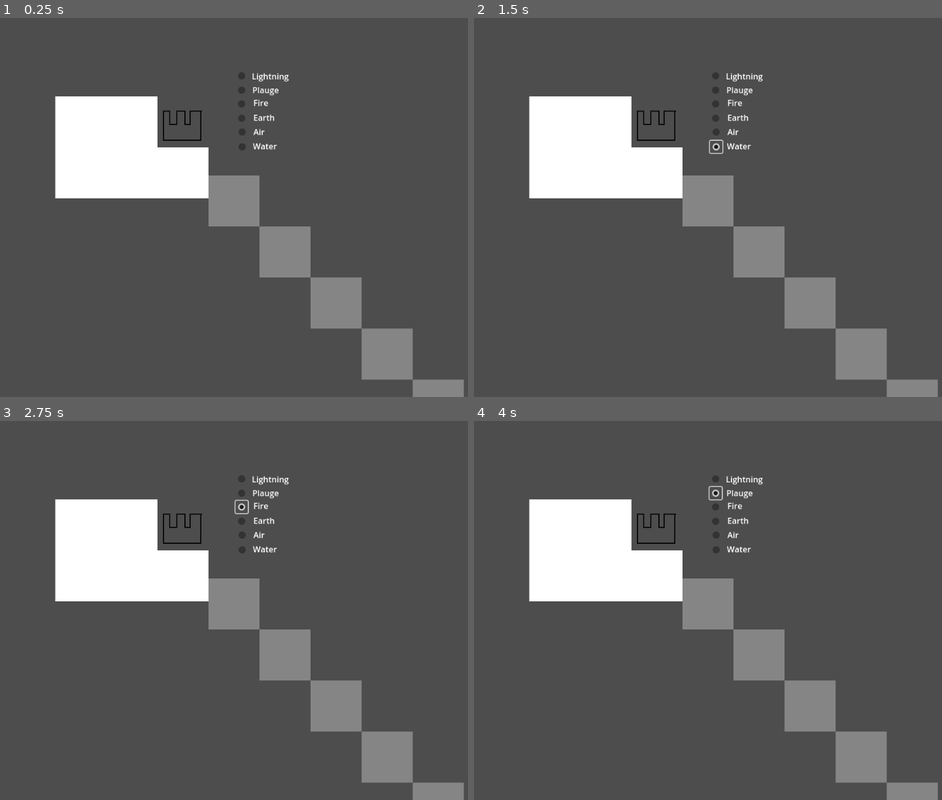
Above: before the commit, frames 1-4 (two rows, left to right).
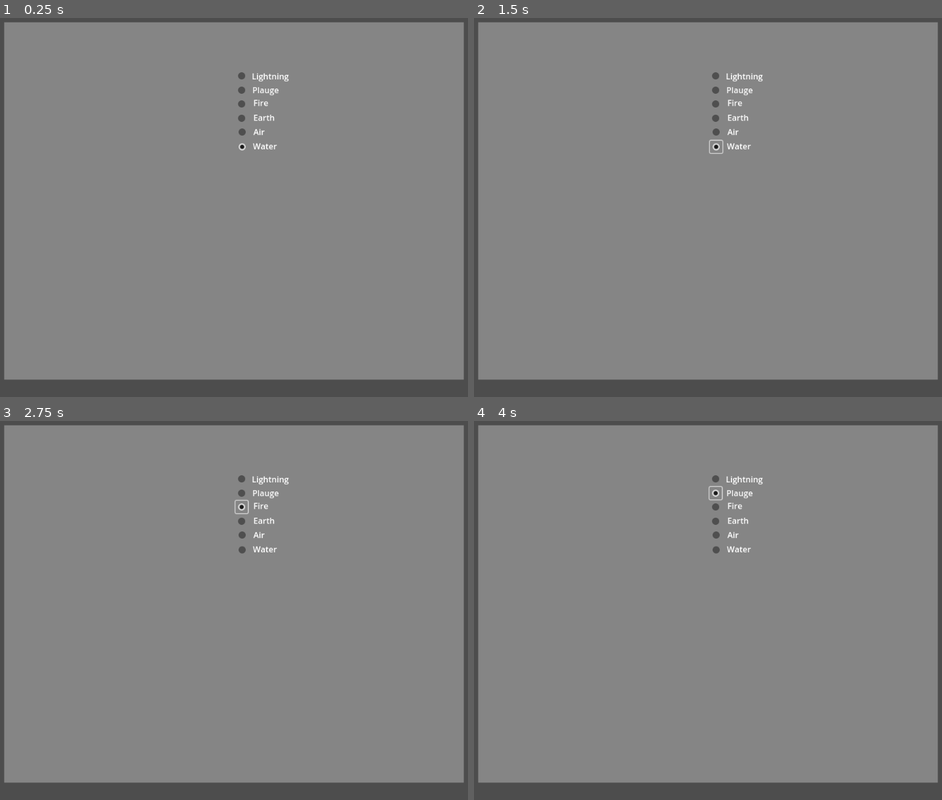
Above: after the commit, the same moments.

Repository: zac112/utu_gamejam25
Game: Godot game, scene res://TestScene.tscn
Two runs of this game, one before a commit and one after it. Both use one fixed random seed, a clock stepped at 60 frames per second and the inputs below.
Inputs (mouse positions are in pixels of both pictures, inside the frame that each line leads up to):
- Up to frame 1 (0.25 s): no input
- Up to frame 2 (1.5 s): click (717, 116) at 0.5 s; click (717, 146) at 1.25 s
- Up to frame 3 (2.75 s): click (243, 508) at 2 s
- Up to frame 4 (4 s): click (717, 534) at 2.75 s; click (717, 493) at 3.5 s

The runs differ from the first frame. In frame 1, 87% of the frame differs, in the area x 0-100%, y 1-100%; in frame 2, 87%; in frame 3, 87%; in frame 4, 87%.

Commit message:
unavailable elements should be invisiable

Diff:
--- a/TestScene.tscn
+++ b/TestScene.tscn
@@ -1,131 +1,8 @@
-[gd_scene load_steps=6 format=3 uid="uid://dudckr3yrl10b"]
+[gd_scene load_steps=2 format=3 uid="uid://15775gee50nb"]
 
-[ext_resource type="Texture2D" uid="uid://g1y70b81tueq" path="res://assets/blank.png" id="1_cguwc"]
-[ext_resource type="Script" path="res://test_scene.gd" id="1_sreuk"]
-[ext_resource type="Texture2D" uid="uid://bio84xlk35btk" path="res://assets/city.png" id="2_wicfy"]
-[ext_resource type="Script" uid="uid://bb0y37wiqmr2h" path="res://assets/scripts/element_buttons_controller.gd" id="4_go42g"]
-[ext_resource type="ButtonGroup" uid="uid://b2ah0s3vpcwo8" path="res://new_button_group.tres" id="4_sreuk"]
+[ext_resource type="Script" uid="uid://c8km3ppepqkry" path="res://test_scene.gd" id="1_sreuk"]
 
 [node name="Node2D" type="Node2D"]
 script = ExtResource("1_sreuk")
 
-[node name="Blank" type="Sprite2D" parent="."]
-position = Vector2(-300, -155)
-texture = ExtResource("1_cguwc")
-
-[node name="Blank2" type="Sprite2D" parent="."]
-position = Vector2(-200, -155)
-texture = ExtResource("1_cguwc")
-
 [node name="Camera2D" type="Camera2D" parent="."]
-
-[node name="Blank3" type="Sprite2D" parent="."]
-position = Vector2(-300, -55)
-texture = ExtResource("1_cguwc")
-
-[node name="Blank4" type="Sprite2D" parent="."]
-position = Vector2(-200, -55)
-texture = ExtResource("1_cguwc")
-
-[node name="City" type="Sprite2D" parent="."]
-position = Vector2(-100, -155)
-texture = ExtResource("2_wicfy")
-
-[node name="Blank5" type="Sprite2D" parent="."]
-position = Vector2(-100, -55)
-texture = ExtResource("1_cguwc")
-
-[node name="ElementButtons" type="Node2D" parent="." node_paths=PackedStringArray("checkboxes")]
-script = ExtResource("4_go42g")
-checkboxes = [NodePath("CheckBox Fire"), NodePath("CheckBox Air"), null, null, null, null]
-
-[node name="CheckBox Earth" type="CheckBox" parent="ElementButtons"]
-offset_left = 3.0
-offset_top = -174.0
-offset_right = 27.0
-offset_bottom = -150.0
-button_group = ExtResource("4_sreuk")
-
-[node name="CheckBox Water" type="CheckBox" parent="ElementButtons"]
-offset_left = 4.0
-offset_top = -118.0
-offset_right = 28.0
-offset_bottom = -94.0
-button_group = ExtResource("4_sreuk")
-
-[node name="CheckBox Fire" type="CheckBox" parent="ElementButtons"]
-offset_left = 3.0
-offset_top = -202.0
-offset_right = 27.0
-offset_bottom = -178.0
-button_group = ExtResource("4_sreuk")
-
-[node name="CheckBox Air" type="CheckBox" parent="ElementButtons"]
-offset_left = 4.0
-offset_top = -147.0
-offset_right = 28.0
-offset_bottom = -123.0
-button_group = ExtResource("4_sreuk")
-
-[node name="Fire label" type="Label" parent="ElementButtons"]
-offset_left = 38.0
-offset_top = -204.0
-offset_right = 78.0
-offset_bottom = -181.0
-text = "Fire"
-
-[node name="Air label" type="Label" parent="ElementButtons"]
-offset_left = 38.0
-offset_top = -147.0
-offset_right = 80.0
-offset_bottom = -124.0
-text = "Air"
-
-[node name="Earth label" type="Label" parent="ElementButtons"]
-offset_left = 38.0
-offset_top = -175.0
-offset_right = 80.0
-offset_bottom = -152.0
-text = "Earth"
-
-[node name="Lightning label" type="Label" parent="ElementButtons"]
-offset_left = 35.0
-offset_top = -256.0
-offset_right = 108.0
-offset_bottom = -233.0
-text = "Lightning"
-
-[node name="Water label" type="Label" parent="ElementButtons"]
-offset_left = 37.0
-offset_top = -119.0
-offset_right = 89.0
-offset_bottom = -96.0
-text = "Water"
-
-[node name="Plauge label" type="Label" parent="ElementButtons"]
-offset_left = 36.0
-offset_top = -229.0
-offset_right = 88.0
-offset_bottom = -206.0
-text = "Plauge"
-
-[node name="CheckBox Plauge" type="CheckBox" parent="ElementButtons"]
-offset_left = 3.0
-offset_top = -229.0
-offset_right = 27.0
-offset_bottom = -205.0
-button_group = ExtResource("4_sreuk")
-
-[node name="CheckBox Lightning" type="CheckBox" parent="ElementButtons"]
-offset_left = 3.0
-offset_top = -257.0
-offset_right = 27.0
-offset_bottom = -233.0
-button_group = ExtResource("4_sreuk")
-
-[connection signal="pressed" from="ElementButtons/CheckBox Earth" to="ElementButtons" method="_on_check_box_pressed" binds= [4]]
-[connection signal="pressed" from="ElementButtons/CheckBox Water" to="ElementButtons" method="_on_check_box_pressed" binds= [2]]
-[connection signal="pressed" from="ElementButtons/CheckBox Fire" to="ElementButtons" method="_on_check_box_pressed" binds= [0]]
-[connection signal="pressed" from="ElementButtons/CheckBox Air" to="ElementButtons" method="_on_check_box_pressed" binds= [1]]
-[connection signal="pressed" from="ElementButtons/CheckBox Plauge" to="ElementButtons" method="_on_check_box_pressed" binds= [5]]
-[connection signal="pressed" from="ElementButtons/CheckBox Lightning" to="ElementButtons" method="_on_check_box_pressed" binds= [6]]
--- a/assets/ElementButtons/element_buttons.tscn
+++ b/assets/ElementButtons/element_buttons.tscn
@@ -19,6 +19,7 @@
 offset_top = -118.0
 offset_right = 28.0
 offset_bottom = -94.0
+button_pressed = true
 button_group = ExtResource("2_xbnss")
 
 [node name="CheckBox Fire" type="CheckBox" parent="."]
--- a/landscape.gd
+++ b/landscape.gd
@@ -1,16 +1,17 @@
 class_name Landscape extends Node2D
 
+# enum Landscape_type {WASTE = 0, PLANE, FOREST, SWAMP, MOUNTAIN, ISLAND}
 @export var sprites : Array[Texture2D]
 
 var type = GLOBALS.Landscape_type.WASTE
 
 var mouse_inside = false
 
-func _process(delta: float) -> void:
+func _process(_delta: float) -> void:
 	$Sprite2D.texture = sprites[type]
 
 
-func wastes_interaction(impacting):
+func wastes_interaction(impacting) -> GLOBALS.Landscape_type:
 	match impacting:
 		GLOBALS.Element_type.WATER:
 			return GLOBALS.Landscape_type.PLANE
@@ -19,7 +20,7 @@
 
 
 
-func plane_interaction(impacting):
+func plane_interaction(impacting) -> GLOBALS.Landscape_type:
 	match impacting:
 		GLOBALS.Element_type.WATER:
 			return GLOBALS.Landscape_type.FOREST
@@ -28,7 +29,7 @@
 		_:
 			return GLOBALS.Landscape_type.PLANE
 
-func forest_interaction(impacting):
+func forest_interaction(impacting) -> GLOBALS.Landscape_type:
 	match impacting:
 		GLOBALS.Element_type.FIRE:
 			return GLOBALS.Landscape_type.WASTE
@@ -37,37 +38,38 @@
 		_:
 			return GLOBALS.Landscape_type.FOREST
 
-func swamp_interaction(impacting):
+func swamp_interaction(impacting) -> GLOBALS.Landscape_type:
 	match impacting:
 		_:
 			return GLOBALS.Landscape_type.SWAMP
 
-func mountain_interaction(impacting):
+func mountain_interaction(impacting) -> GLOBALS.Landscape_type:
 	match impacting:
 		_:
 			return GLOBALS.Landscape_type.MOUNTAIN
 
-func island_interaction(impacting):
+func island_interaction(impacting) -> GLOBALS.Landscape_type:
 	match impacting:
 		_:
 			return GLOBALS.Landscape_type.ISLAND
 
-func landscape_interaction(impated, impacting):
-	match impacting:
+func landscape_interaction(impacted, impacting) -> GLOBALS.Landscape_type:
+	match impacted:
 		GLOBALS.Landscape_type.WASTE:
-			wastes_interaction(impacting)
+			return wastes_interaction(impacting)
 		GLOBALS.Landscape_type.PLANE:
-			plane_interaction(impacting)
+			return plane_interaction(impacting)
 		GLOBALS.Landscape_type.FOREST:
-			forest_interaction(impacting)
+			return forest_interaction(impacting)
 		GLOBALS.Landscape_type.SWAMP:
-			swamp_interaction(impacting)
+			return swamp_interaction(impacting)
 		GLOBALS.Landscape_type.MOUNTAIN:
-			mountain_interaction(impacting)
+			return mountain_interaction(impacting)
 		GLOBALS.Landscape_type.ISLAND:
-			island_interaction(impacting)
+			return island_interaction(impacting)
 		_:
 			push_error("Invalid impacting element.")
+			return GLOBALS.Landscape_type.WASTE
 
 
 func _input(event):
--- a/landscape.tscn
+++ b/landscape.tscn
@@ -13,7 +13,7 @@
 
 [node name="Landscape" type="Node2D"]
 script = ExtResource("1_j1j1h")
-sprites = Array[Texture2D]([ExtResource("2_c14k7"), ExtResource("3_tsij1"), ExtResource("4_d76ii"), ExtResource("2_asa4r"), ExtResource("6_s6x4i"), ExtResource("3_6vom0")])
+sprites = Array[Texture2D]([ExtResource("2_c14k7"), ExtResource("3_tsij1"), ExtResource("2_asa4r"), ExtResource("4_d76ii"), ExtResource("6_s6x4i"), ExtResource("3_6vom0")])
 
 [node name="Sprite2D" type="Sprite2D" parent="."]
 texture = ExtResource("2_c14k7")
--- a/player.gd
+++ b/player.gd
@@ -1,5 +1,5 @@
 extends Node
 
 
-@export var selectedElement = 0;
+@export var selectedElement = GLOBALS.Element_type.WATER;
 @export var mana = 100
--- a/test_scene.gd
+++ b/test_scene.gd
@@ -2,11 +2,14 @@
 
 #{WASTE, PLANE, FOREST, SWAMP, MOUNTAIN, ISLAND}
 
-
-
 func _ready() -> void:
 	var scene = load("res://landscape.tscn")
-	for n in range(8):
-		var instance = scene.instantiate()
-		instance.position = Vector2(100*n, 100*n)
-		add_child(instance)
+	for i in range(-4, -4 + 9):
+		for j in range(-3, -3 + 7):
+			var instance = scene.instantiate()
+			instance.position = Vector2(100*i, 100*j)
+			add_child(instance)
+
+	var ui = load("res://assets/ElementButtons/element_buttons.tscn")
+	var instance = ui.instantiate()
+	add_child(instance)
